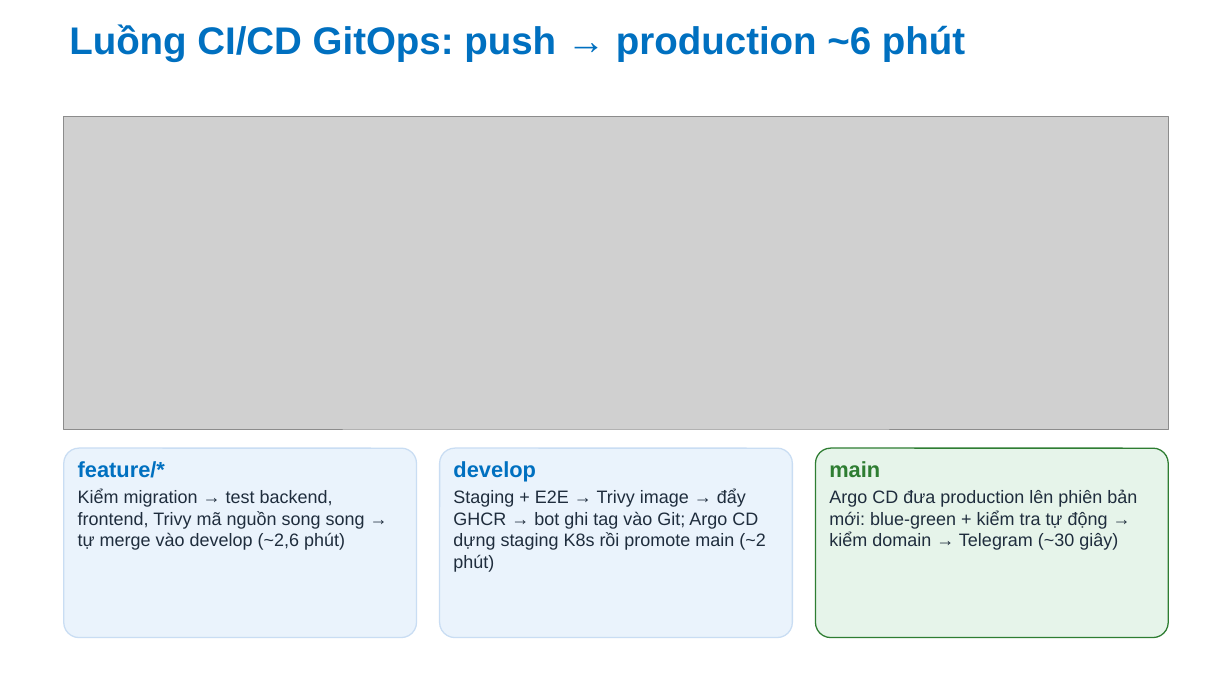
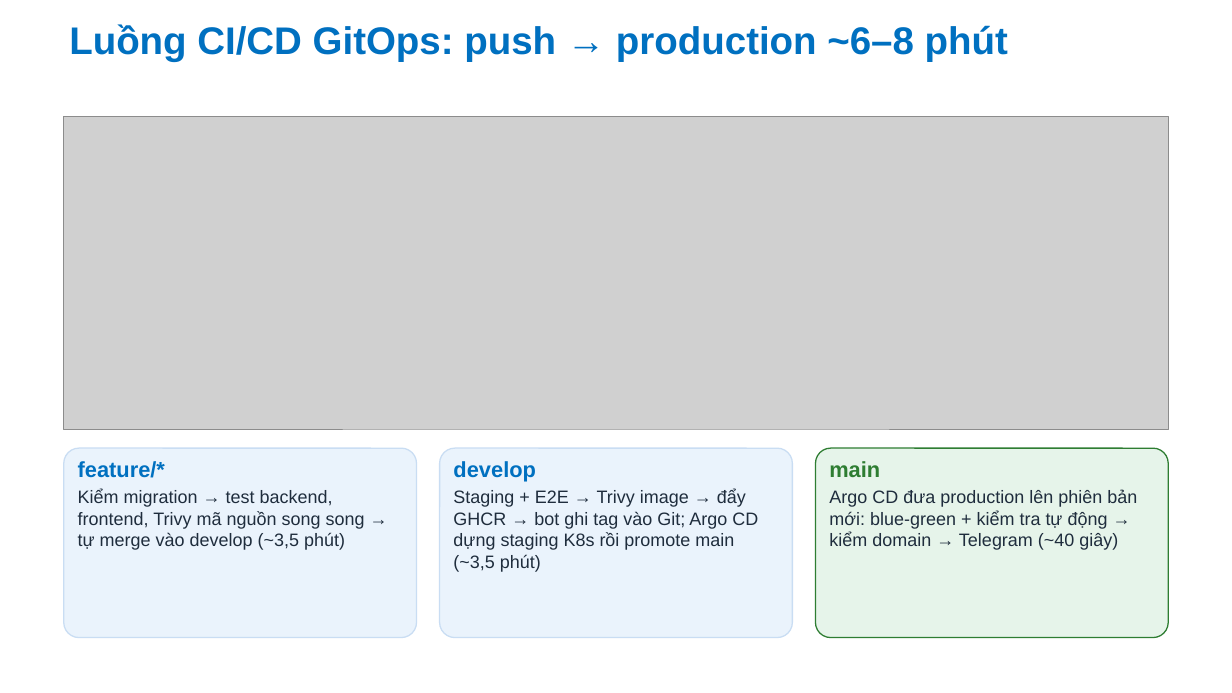
Before and after one commit to Anpham120/restaurant-management-system, a slide deck: slide 8 of docs/bao-cao/Slide_TrienKhaiPhanMem_AtlasRestaurant.pptx. Drawn at 1232x693 pixels with LibreOffice and Linux fonts; fonts in the diff are those of the drawing; grey boxes stand for pictures; background and template pictures are left out. Boxes give left, top, right and bottom in pixels: in the first picture for what was removed or moved away, otherwise in the second. Text is boxed around its words. In the diff, an @@ line names an element or a change of style, - is before the commit and + after.

```diff
--- a/docs/bao-cao/Slide_TrienKhaiPhanMem_AtlasRestaurant.pptx
+++ b/docs/bao-cao/Slide_TrienKhaiPhanMem_AtlasRestaurant.pptx
@@ title at bbox=[69, 24, 1008, 62]: text changed @@
-Luồng CI/CD GitOps: push → production ~6 phút
+Luồng CI/CD GitOps: push → production ~6–8 phút
@@ text at bbox=[78, 489, 365, 550]: text changed @@
-Kiểm migration → test backend, frontend, Trivy mã nguồn song song → tự merge vào develop (~2,6 phút)
+Kiểm migration → test backend, frontend, Trivy mã nguồn song song → tự merge vào develop (~3,5 phút)
@@ text at bbox=[453, 489, 758, 572]: text changed @@
-Staging + E2E → Trivy image → đẩy GHCR → bot ghi tag vào Git; Argo CD dựng staging K8s rồi promote main (~2 phút)
+Staging + E2E → Trivy image → đẩy GHCR → bot ghi tag vào Git; Argo CD dựng staging K8s rồi promote main (~3,5 phút)
@@ text at bbox=[829, 489, 1137, 550]: text changed @@
-Argo CD đưa production lên phiên bản mới: blue-green + kiểm tra tự động → kiểm domain → Telegram (~30 giây)
+Argo CD đưa production lên phiên bản mới: blue-green + kiểm tra tự động → kiểm domain → Telegram (~40 giây)
```
Also in this commit, not shown: 3 other slides changed, 4 other files.
